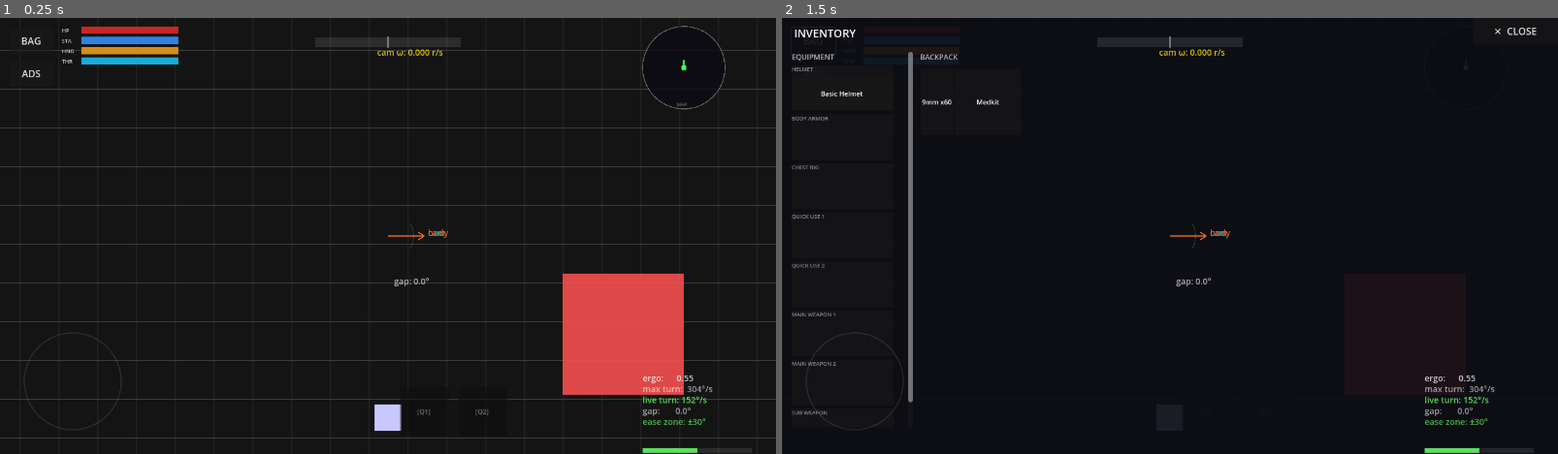
Above: before the commit, frames 1-2 (left to right).
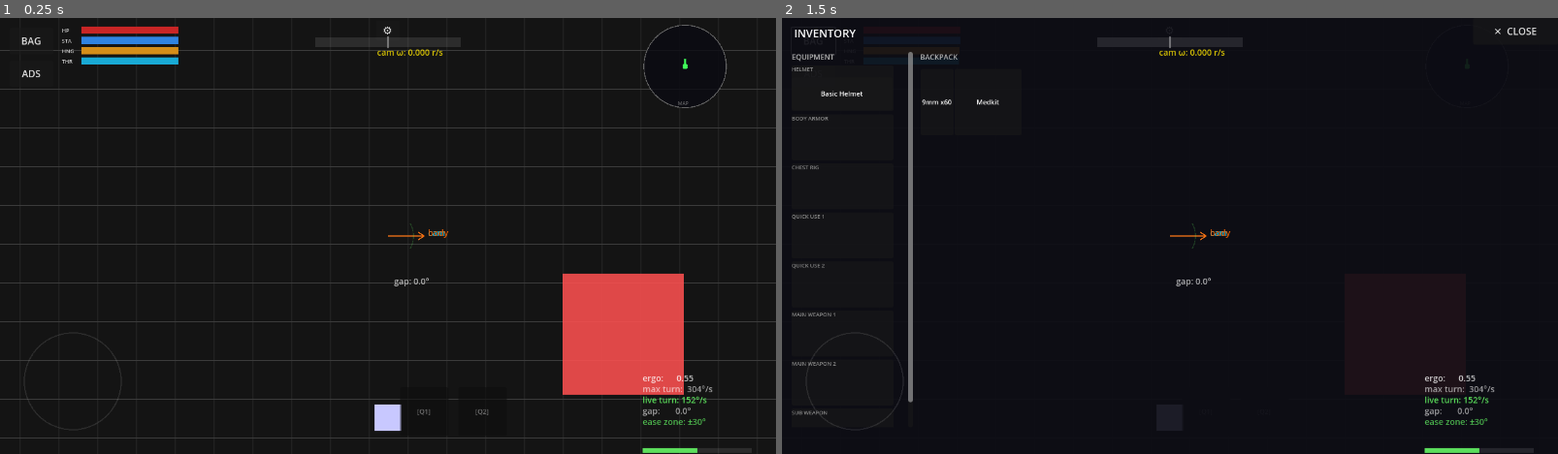
Above: after the commit, the same moments.

Repository: jklrjklr/zhukov
Game: Godot game, scene res://main.tscn
The game is run twice, just before and just after one commit, with the same random seed, the same clock (stepped at 60 frames per second) and the same inputs.
Inputs:
- Up to frame 1 (0.25 s): no input
- Up to frame 2 (1.5 s): click "BAG" at 0.5 s; click "ADS" at 1.25 s

The runs differ from the first frame. In frame 1, 0.2% of the frame differs, in the area x 49-94%, y 1-21%; in frame 2, less than 0.1%.
Error in both runs: Invalid assignment of property or key 'border_width_all' with value of type 'int' on a base object of type 'StyleBoxFlat'. (res://inventory/ui/SlotCell.gd:53)

Commit message:
Add input layout editor — drag any HUD element to reposition
InputLayoutEditor (full-screen Control overlay, last child of HUD):
- Tap ⚙ button (top-centre) to enter edit mode
- Each registered element shows a labelled border; drag to reposition
- Touch is clamped to screen bounds so nothing falls off-screen
- ✓ DONE saves layout to user://input_layout.json and exits
- ⟳ RESET restores all elements to their default positions
- Layout auto-loaded on every game start

Registered elements: FIRE, RELOAD, FIRE MODE, BAG, ADS,
STATUS BARS, MINIMAP, QUICK USE, RUN LABEL

StatusBars / Minimap converted from Node2D → Control so they
carry a proper `size` for hit-testing and position persistence.
Minimap _draw() offset to Control top-left origin.

https://claude.ai/code/session_012v9MvoDXPfKFaXjuVB4qrQ

Diff:
--- a/HUD/HUD.gd
+++ b/HUD/HUD.gd
@@ -13,6 +13,9 @@
 
 var _run_label: Label = null
 var _player: Player = null
+var _editor: InputLayoutEditor = null
+var _inv_btn: Button = null
+var _ads_btn: Button = null
 
 func _ready() -> void:
 	await get_tree().process_frame
@@ -22,50 +25,52 @@
 	TouchInputHandler.fire_mode_button_rect = _fire_mode_btn.get_global_rect()
 
 	_progress_circle.position = Vector2(DisplayServer.window_get_size()) * 0.5
+	_player = get_parent().get_node("Player")
 
-	var inv_btn := Button.new()
-	inv_btn.text = "BAG"
-	inv_btn.position = Vector2(16, 16)
-	inv_btn.size = Vector2(72, 44)
-	inv_btn.pressed.connect(func(): inventory_requested.emit())
-	add_child(inv_btn)
+	# ── Buttons ────────────────────────────────────────────────────────────
+	_inv_btn = Button.new()
+	_inv_btn.text = "BAG"
+	_inv_btn.position = Vector2(16, 16)
+	_inv_btn.size = Vector2(72, 44)
+	_inv_btn.pressed.connect(func(): inventory_requested.emit())
+	add_child(_inv_btn)
 
-	var ads_btn := Button.new()
-	ads_btn.text = "ADS"
-	ads_btn.position = Vector2(16, 70)
-	ads_btn.size = Vector2(72, 44)
-	ads_btn.button_down.connect(func(): ads_pressed.emit())
-	ads_btn.button_up.connect(func(): ads_released.emit())
-	add_child(ads_btn)
+	_ads_btn = Button.new()
+	_ads_btn.text = "ADS"
+	_ads_btn.position = Vector2(16, 70)
+	_ads_btn.size = Vector2(72, 44)
+	_ads_btn.button_down.connect(func(): ads_pressed.emit())
+	_ads_btn.button_up.connect(func(): ads_released.emit())
+	add_child(_ads_btn)
 
-	# Status bars (HP / Stamina / Hunger / Thirst)
-	_player = get_parent().get_node("Player")
+	# ── Status bars ────────────────────────────────────────────────────────
 	var status_bars := StatusBars.new()
 	status_bars.position = Vector2(102, 14)
 	status_bars.setup(_player)
 	add_child(status_bars)
 
-	# Minimap
+	# ── Minimap ────────────────────────────────────────────────────────────
 	var minimap := Minimap.new()
-	minimap.position = Vector2(1128, 82)
+	minimap.position = Vector2(1060, 10)
 	minimap.setup(_player)
 	add_child(minimap)
 
-	# Quick-use buttons
+	# ── Quick-use bar ──────────────────────────────────────────────────────
 	var quick_bar := QuickUseBar.new()
 	quick_bar.position = Vector2(660, 610)
 	quick_bar.setup(_player.inventory)
 	add_child(quick_bar)
 
-	# Run indicator
+	# ── Run indicator ──────────────────────────────────────────────────────
 	_run_label = Label.new()
-	_run_label.text = "▶ RUNNING"
+	_run_label.text = "▶  RUNNING"
 	_run_label.visible = false
 	_run_label.position = Vector2(540, 584)
 	_run_label.add_theme_font_size_override("font_size", 14)
 	_run_label.add_theme_color_override("font_color", Color(0.3, 1.0, 0.4))
 	add_child(_run_label)
 
+	# ── Weapon / reload events ─────────────────────────────────────────────
 	_weapon_system.reloading.connect(_on_reloading)
 	_weapon_system.reload_complete.connect(_progress_circle.hide_progress)
 	_weapon_system.fire_mode_changed.connect(_on_fire_mode_changed)
@@ -76,6 +81,41 @@
 		_update_mode_label(w.active_fire_mode)
 		_fire_mode_btn.modulate = Color(0.4, 0.4, 0.4) if w.fire_modes.size() <= 1 else Color.WHITE
 		_reload_btn.modulate    = Color(0.4, 0.4, 0.4) if w.ammo_current >= w.magazine_size else Color.WHITE
+
+	# ── Layout editor (must be last child so it renders on top) ────────────
+	_editor = InputLayoutEditor.new()
+	add_child(_editor)
+
+	# Register every draggable element
+	_editor.register("fire",        "FIRE",       _fire_visual)
+	_editor.register("reload",      "RELOAD",     _reload_btn)
+	_editor.register("fire_mode",   "FIRE MODE",  _fire_mode_btn)
+	_editor.register("bag",         "BAG",        _inv_btn)
+	_editor.register("ads",         "ADS",        _ads_btn)
+	_editor.register("status_bars", "STATUS BARS", status_bars)
+	_editor.register("minimap",     "MINIMAP",    minimap)
+	_editor.register("quick_use",   "QUICK USE",  quick_bar)
+	_editor.register("run_label",   "RUN LABEL",  _run_label)
+
+	_editor.load_saved()
+
+	# "Edit layout" trigger button — small gear at top-center
+	var edit_btn := Button.new()
+	edit_btn.text = "⚙"
+	edit_btn.position = Vector2(DisplayServer.window_get_size().x * 0.5 - 20, 4)
+	edit_btn.size = Vector2(40, 32)
+	edit_btn.add_theme_font_size_override("font_size", 18)
+	edit_btn.pressed.connect(_editor.begin_edit)
+	add_child(edit_btn)
+
+	# Re-sync touch rects after layout may have shifted
+	await get_tree().process_frame
+	_sync_touch_rects()
+
+func _sync_touch_rects() -> void:
+	TouchInputHandler.fire_button_rect      = _fire_visual.get_global_rect()
+	TouchInputHandler.reload_button_rect    = _reload_btn.get_global_rect()
+	TouchInputHandler.fire_mode_button_rect = _fire_mode_btn.get_global_rect()
 
 func _on_reloading(_duration: float) -> void:
 	_progress_circle.start("RELOAD", true)
--- /dev/null
+++ b/HUD/InputLayoutEditor.gd
@@ -0,0 +1,208 @@
+class_name InputLayoutEditor
+extends Control
+
+const SAVE_PATH  := "user://input_layout.json"
+const COL_BORDER := Color(0.30, 0.72, 1.00, 0.90)
+const COL_DRAG   := Color(1.00, 0.82, 0.10, 1.00)
+const COL_BG     := Color(0.00, 0.00, 0.00, 0.42)
+const COL_LABEL  := Color(1.00, 1.00, 1.00, 0.95)
+
+signal editing_done
+
+# id → { "node": Node, "label": String, "default_pos": Vector2 }
+var _entries: Dictionary = {}
+var _drag_id:   String  = ""
+var _drag_off:  Vector2 = Vector2.ZERO
+var _touch_idx: int     = -1
+var _font: Font
+var _done_btn:  Button
+var _reset_btn: Button
+
+func _ready() -> void:
+	set_anchors_and_offsets_preset(PRESET_FULL_RECT)
+	mouse_filter = MOUSE_FILTER_IGNORE
+	visible = false
+	_font = ThemeDB.fallback_font
+
+	_done_btn  = _make_btn("✓  DONE",  Color(0.12, 0.55, 0.22))
+	_done_btn.pressed.connect(end_edit)
+	add_child(_done_btn)
+
+	_reset_btn = _make_btn("⟳  RESET", Color(0.50, 0.20, 0.08))
+	_reset_btn.pressed.connect(reset_to_defaults)
+	add_child(_reset_btn)
+
+func _make_btn(label: String, bg: Color) -> Button:
+	var b := Button.new()
+	b.text = label
+	b.custom_minimum_size = Vector2(140, 50)
+	b.add_theme_color_override("font_color", Color.WHITE)
+	b.add_theme_stylebox_override("normal",
+		_flat_style(bg))
+	b.add_theme_stylebox_override("hover",
+		_flat_style(bg.lightened(0.15)))
+	b.add_theme_stylebox_override("pressed",
+		_flat_style(bg.darkened(0.15)))
+	return b
+
+func _flat_style(col: Color) -> StyleBoxFlat:
+	var s := StyleBoxFlat.new()
+	s.bg_color = col
+	s.corner_radius_top_left     = 6
+	s.corner_radius_top_right    = 6
+	s.corner_radius_bottom_left  = 6
+	s.corner_radius_bottom_right = 6
+	return s
+
+# ── Public API ─────────────────────────────────────────────────────────────
+
+func register(id: String, label: String, node: Node) -> void:
+	_entries[id] = {
+		"node":        node,
+		"label":       label,
+		"default_pos": _node_pos(node),
+	}
+
+func begin_edit() -> void:
+	_normalize_anchors()
+	var sw := get_viewport_rect().size.x
+	_done_btn.position  = Vector2(sw * 0.5 - 155.0, 16.0)
+	_reset_btn.position = Vector2(sw * 0.5 + 15.0,  16.0)
+	visible = true
+	mouse_filter = MOUSE_FILTER_STOP
+	queue_redraw()
+
+func end_edit() -> void:
+	_drag_id   = ""
+	_touch_idx = -1
+	mouse_filter = MOUSE_FILTER_IGNORE
+	visible = false
+	save()
+	editing_done.emit()
+
+func reset_to_defaults() -> void:
+	for id in _entries:
+		_set_node_pos(_entries[id].node, _entries[id].default_pos)
+	queue_redraw()
+
+func save() -> void:
+	var data: Dictionary = {}
+	for id: String in _entries:
+		var pos := _node_pos(_entries[id].node)
+		data[id] = [pos.x, pos.y]
+	var f := FileAccess.open(SAVE_PATH, FileAccess.WRITE)
+	if f:
+		f.store_string(JSON.stringify(data, "\t"))
+
+func load_saved() -> void:
+	if not FileAccess.file_exists(SAVE_PATH):
+		return
+	var f := FileAccess.open(SAVE_PATH, FileAccess.READ)
+	if not f:
+		return
+	var parsed: Variant = JSON.parse_string(f.get_as_text())
+	if not (parsed is Dictionary):
+		return
+	for id: String in (parsed as Dictionary):
+		if not _entries.has(id):
+			continue
+		var arr: Variant = (parsed as Dictionary)[id]
+		if arr is Array and (arr as Array).size() >= 2:
+			_set_node_pos(_entries[id].node,
+				Vector2((arr as Array)[0], (arr as Array)[1]))
+
+# ── Input ───────────────────────────────────────────────────────────────────
+
+func _input(event: InputEvent) -> void:
+	if not visible:
+		return
+	if event is InputEventScreenTouch:
+		_on_touch(event as InputEventScreenTouch)
+	elif event is InputEventScreenDrag:
+		_on_drag(event as InputEventScreenDrag)
+
+func _on_touch(e: InputEventScreenTouch) -> void:
+	if e.pressed:
+		if _touch_idx != -1:
+			return
+		for id: String in _entries:
+			var rect := Rect2(_node_pos(_entries[id].node), _node_size(_entries[id].node))
+			if rect.has_point(e.position):
+				_drag_id   = id
+				_drag_off  = _node_pos(_entries[id].node) - e.position
+				_touch_idx = e.index
+				queue_redraw()
+				get_viewport().set_input_as_handled()
+				return
+	else:
+		if e.index == _touch_idx:
+			_drag_id   = ""
+			_touch_idx = -1
+			queue_redraw()
+
+func _on_drag(e: InputEventScreenDrag) -> void:
+	if e.index != _touch_idx or _drag_id == "":
+		return
+	var sz     := _node_size(_entries[_drag_id].node)
+	var screen := get_viewport_rect().size
+	var new_pos: Vector2 = (e.position + _drag_off).clamp(
+		Vector2.ZERO, screen - sz)
+	_set_node_pos(_entries[_drag_id].node, new_pos)
+	queue_redraw()
+	get_viewport().set_input_as_handled()
+
+# ── Drawing ─────────────────────────────────────────────────────────────────
+
+func _draw() -> void:
+	draw_rect(get_rect(), COL_BG)
+	if _font != null:
+		var sw := size.x
+		draw_string(_font,
+			Vector2(sw * 0.5 - 55.0, 10.0),
+			"EDIT LAYOUT",
+			HORIZONTAL_ALIGNMENT_LEFT, -1, 13, Color.WHITE)
+
+	for id: String in _entries:
+		var node  = _entries[id].node
+		var pos   := _node_pos(node)
+		var sz    := _node_size(node)
+		var rect  := Rect2(pos, sz)
+		var col   := COL_DRAG if id == _drag_id else COL_BORDER
+
+		draw_rect(rect, Color(col.r, col.g, col.b, 0.18))
+		draw_rect(rect, col, false, 2.5)
+
+		if _font != null:
+			draw_string(_font, pos + Vector2(5.0, sz.y * 0.5 + 6.0),
+				_entries[id].label,
+				HORIZONTAL_ALIGNMENT_LEFT, -1, 11,
+				COL_LABEL if id != _drag_id else COL_DRAG)
+
+# ── Helpers ─────────────────────────────────────────────────────────────────
+
+func _normalize_anchors() -> void:
+	for id: String in _entries:
+		var node = _entries[id].node
+		if not (node is Control):
+			continue
+		var ctrl := node as Control
+		if ctrl.anchor_left != 0.0 or ctrl.anchor_top != 0.0:
+			var abs_pos := ctrl.get_global_rect().position
+			var abs_size := ctrl.get_global_rect().size
+			ctrl.set_anchors_and_offsets_preset(PRESET_TOP_LEFT)
+			ctrl.position = abs_pos
+			ctrl.size     = abs_size
+		_entries[id].default_pos = ctrl.position
+
+func _node_pos(node: Node) -> Vector2:
+	if node is Control: return (node as Control).position
+	if node is Node2D:  return (node as Node2D).position
+	return Vector2.ZERO
+
+func _set_node_pos(node: Node, pos: Vector2) -> void:
+	if node is Control: (node as Control).position = pos
+	elif node is Node2D: (node as Node2D).position = pos
+
+func _node_size(node: Node) -> Vector2:
+	if node is Control: return (node as Control).size
+	return Vector2(140.0, 60.0)
--- a/HUD/Minimap.gd
+++ b/HUD/Minimap.gd
@@ -1,11 +1,10 @@
 class_name Minimap
-extends Node2D
+extends Control
 
 const RADIUS    := 68.0
 const DOT_R     := 4.5
 const ARROW_LEN := 12.0
 const ENEMY_DOT := 3.0
-# How many world units map to the full minimap diameter.
 const WORLD_SPAN := 1800.0
 
 var _player: Player = null
@@ -16,39 +15,36 @@
 
 func _ready() -> void:
 	_font = ThemeDB.fallback_font
+	var d := RADIUS * 2.0 + 4.0
+	custom_minimum_size = Vector2(d, d)
+	size = custom_minimum_size
 
 func _process(_dt: float) -> void:
 	queue_redraw()
 
 func _draw() -> void:
-	# Dark background
-	draw_circle(Vector2.ZERO, RADIUS, Color(0.04, 0.04, 0.07, 0.80))
+	var center := size * 0.5
+	draw_circle(center, RADIUS, Color(0.04, 0.04, 0.07, 0.80))
 
 	if _player != null:
 		var player_pos: Vector2 = _player.global_position
 		var facing: float       = _player.facing_angle
 
-		# Other characters shown as red dots
 		for body_node in get_tree().get_nodes_in_group("character"):
 			var body := body_node as Node2D
 			if body == null or body == _player:
 				continue
 			var offset: Vector2 = (body.global_position - player_pos) * (RADIUS * 2.0 / WORLD_SPAN)
 			if offset.length() < RADIUS - ENEMY_DOT:
-				draw_circle(offset, ENEMY_DOT, Color(0.95, 0.25, 0.25, 0.9))
+				draw_circle(center + offset, ENEMY_DOT, Color(0.95, 0.25, 0.25, 0.9))
 
-		# Player dot + direction arrow
-		draw_circle(Vector2.ZERO, DOT_R, Color(0.25, 1.0, 0.35, 1.0))
+		draw_circle(center, DOT_R, Color(0.25, 1.0, 0.35, 1.0))
 		var arrow_dir: Vector2 = Vector2.UP.rotated(facing)
-		draw_line(Vector2.ZERO, arrow_dir * ARROW_LEN,
+		draw_line(center, center + arrow_dir * ARROW_LEN,
 			Color(0.25, 1.0, 0.35, 1.0), 2.0, true)
 
-	# Border ring
-	draw_arc(Vector2.ZERO, RADIUS, 0.0, TAU, 64,
-		Color(0.45, 0.45, 0.45, 0.85), 1.5)
+	draw_arc(center, RADIUS, 0.0, TAU, 64, Color(0.45, 0.45, 0.45, 0.85), 1.5)
 
-	# "MAP" label
 	if _font != null:
-		draw_string(_font, Vector2(-12.0, RADIUS - 4.0),
-			"MAP", HORIZONTAL_ALIGNMENT_LEFT, -1, 8,
-			Color(0.55, 0.55, 0.55, 0.7))
+		draw_string(_font, center + Vector2(-12.0, RADIUS - 4.0),
+			"MAP", HORIZONTAL_ALIGNMENT_LEFT, -1, 8, Color(0.55, 0.55, 0.55, 0.7))
--- a/HUD/StatusBars.gd
+++ b/HUD/StatusBars.gd
@@ -1,5 +1,5 @@
 class_name StatusBars
-extends Node2D
+extends Control
 
 const BAR_W   := 160.0
 const BAR_H   := 12.0
@@ -21,6 +21,9 @@
 
 func _ready() -> void:
 	_font = ThemeDB.fallback_font
+	var h := _DEFS.size() * (BAR_H + GAP) - GAP
+	custom_minimum_size = Vector2(LABEL_W + BAR_W, h)
+	size = custom_minimum_size
 
 func _process(_dt: float) -> void:
 	queue_redraw()
@@ -38,14 +41,11 @@
 	for i in _DEFS.size():
 		var y   := i * (BAR_H + GAP)
 		var pct := clampf(values[i], 0.0, 1.0)
-		# Background
 		draw_rect(Rect2(LABEL_W, y, BAR_W, BAR_H), Color(0.08, 0.08, 0.08, 0.7))
-		# Fill — shift to orange/red when low
 		var col: Color = _DEFS[i].color
 		if pct < 0.25:
 			col = col.lerp(Color(1.0, 0.2, 0.1, 0.92), (0.25 - pct) / 0.25)
 		draw_rect(Rect2(LABEL_W, y, BAR_W * pct, BAR_H), col)
-		# Label
 		draw_string(_font, Vector2(0.0, y + BAR_H - 2.0),
 			_DEFS[i].label, HORIZONTAL_ALIGNMENT_LEFT, -1, 9,
 			Color(0.88, 0.88, 0.88, 0.9))
